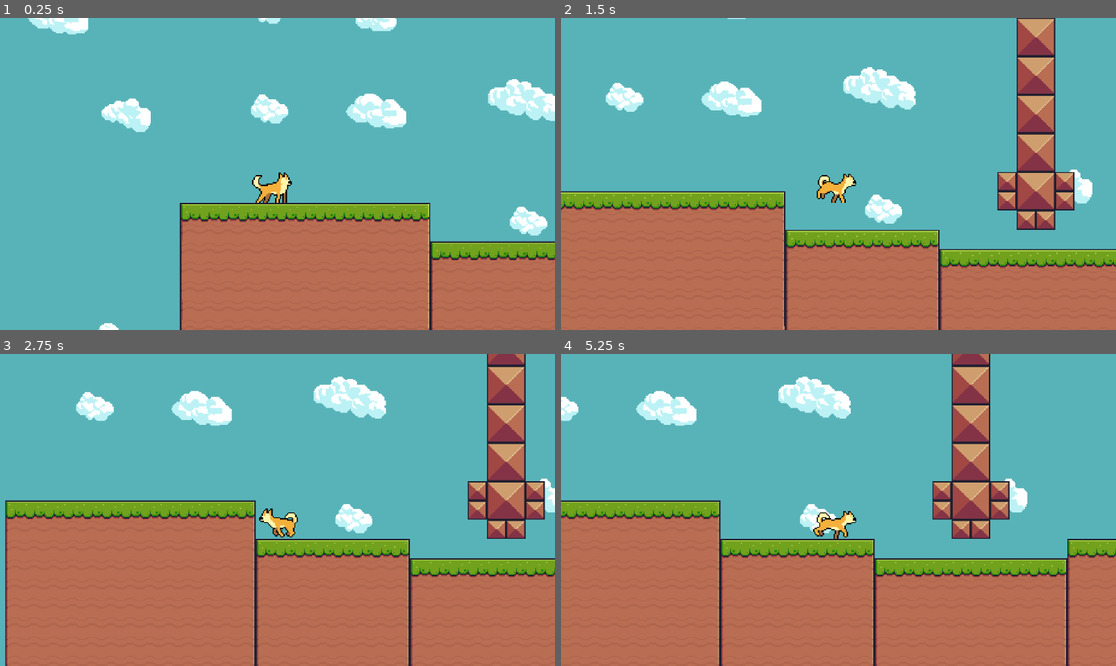
Above: before the commit, frames 1-4 (two rows, left to right).
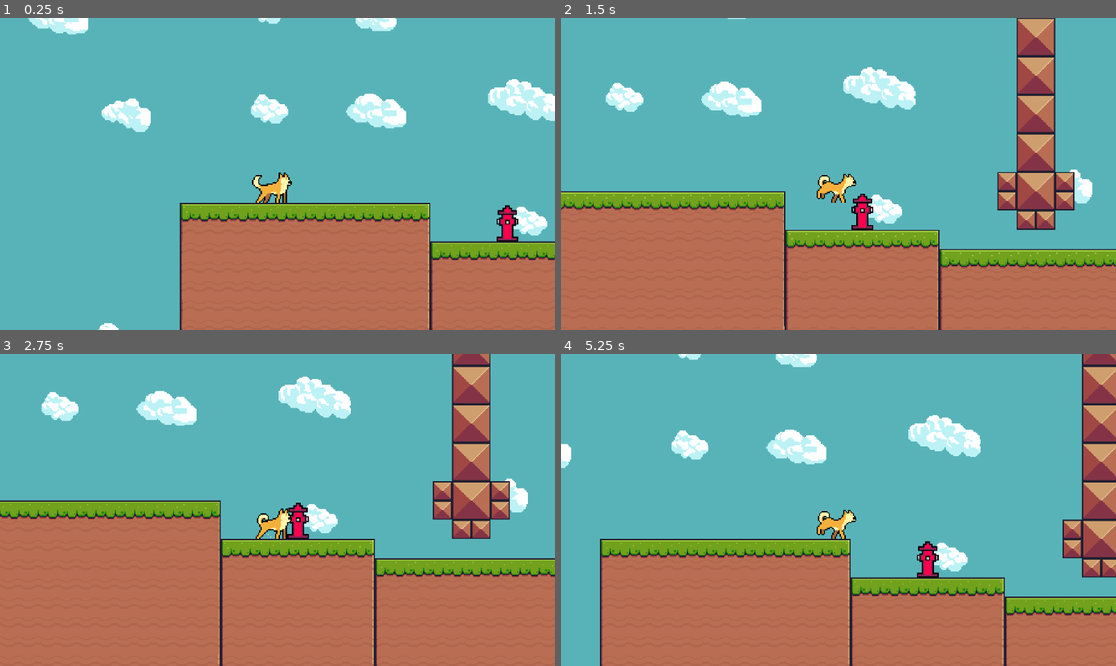
Above: after the commit, the same moments.

Repository: JeffSabol/Paper-Dog-Dash
Game: Godot game, scene res://Levels/level_1.tscn
The game is run twice, just before and just after one commit, with the same random seed, the same clock (stepped at 60 frames per second) and the same inputs.
Inputs:
- Up to frame 1 (0.25 s): no input
- Up to frame 2 (1.5 s): tap Enter (ui_accept) at 0.5, 0.6, 0.77, 1.07, 1.35 s; hold Right (ui_right) from 0.53 s (still down)
- Up to frame 3 (2.75 s): tap Enter (ui_accept) at 1.52, 1.82, 2.1 s; release Right (ui_right) at 2.03 s; hold Left (ui_left) from 2.03 s (still down)
- Up to frame 4 (5.25 s): release Left (ui_left) at 2.78 s; hold Right (ui_right) 2.78-4.28 s; tap Enter (ui_accept) at 2.85, 3.02, 3.32, 3.6, 3.77, 4.07, 4.35, 4.52, 4.82, 5.1 s; hold Left (ui_left) 4.28-5.03 s; hold Right (ui_right) from 5.03 s (still down)

The runs differ from the first frame. In frame 1, 0.3% of the frame differs, in the area x 89-94%, y 59-72%; in frame 2, 0.3%; in frame 3, 19%; in frame 4, 32%, in the area x 0-100%, y 0-100%.

Commit message:
Added the fire hhydrants and dog peeing

Diff:
--- a/Characters/player.gd
+++ b/Characters/player.gd
@@ -1,9 +1,11 @@
 extends CharacterBody2D
+class_name Player
 
 @onready var player_sprite = $AnimatedSprite2D
 @onready var collision_shape = $CollisionShape2D
 @onready var crawl_raycast_1 = $CrawlRayCast1
 @onready var crawl_raycast_2 = $CrawlRayCast2
+@onready var pee_timer = $PeeTimer
 
 const SPEED = 180.0
 const CRAWL_SPEED = 90.0
@@ -11,10 +13,11 @@
 const STANDING_COLLISION_Y_POS = 11
 const CROUCHING_COLLISION_Y_POS = 17
 
-enum PlayerState {STANDING, WALKING, CRAWL, JUMPING, FALLING}
+enum PlayerState {STANDING, WALKING, CRAWL, JUMPING, FALLING, PEEING}
 var state = PlayerState.STANDING
 var is_crouching = false
 var stuck_under_object = false
+var is_peeing = false # New variable to track whether the player is peeing
 var standing_collision_shape = preload("res://Characters/CollisionBoxes/player.tres")
 var crouching_collision_shape = preload("res://Characters/CollisionBoxes/playerCROUCHING.tres")
 
@@ -25,25 +28,28 @@
 	# Add the gravity
 	if not is_on_floor():
 		velocity.y += gravity * delta
-		if velocity.y < 0:
+		if velocity.y < 0 and not is_peeing:  # Only change state if not peeing
 			state = PlayerState.JUMPING
-		elif velocity.y > 0.1:
+		elif velocity.y > 0.1 and not is_peeing: # Only change state if not peeing
 			state = PlayerState.FALLING
 
-	elif velocity.x == 0 and not is_crouching:  # Only set to STANDING if not crouching
+	elif velocity.x == 0 and not is_crouching and not is_peeing:  # Only set to STANDING if not crouching and not peeing
 		state = PlayerState.STANDING
-	elif velocity.x != 0 and is_crouching: # if moving and crouching, set to CRAWL
+	elif velocity.x != 0 and is_crouching and not is_peeing: # if moving, crouching, and not peeing, set to CRAWL
 		state = PlayerState.CRAWL
-	else:
+	elif not is_peeing:
 		state = PlayerState.WALKING
 
 	# Handle Jump
-	if Input.is_action_just_pressed("ui_accept") and is_on_floor():
+	if Input.is_action_just_pressed("ui_accept") and is_on_floor() and not is_peeing: # Only allow jump if not peeing
 		velocity.y = JUMP_VELOCITY
 		state = PlayerState.JUMPING
 
 	# Get the input direction and handle the movement/deceleration.
-	var direction = Input.get_axis("ui_left", "ui_right")
+	var direction = 0;
+#	var direction = Input.get_axis("ui_left", "ui_right")
+	if state != PlayerState.PEEING:
+		direction = Input.get_axis("ui_left", "ui_right")
 
 	# Handle crouch
 	if Input.is_action_just_pressed("ui_down"):
@@ -85,12 +91,16 @@
 			player_sprite.play("jump")
 		PlayerState.FALLING:
 			player_sprite.play("fall")
+		PlayerState.PEEING:
+			player_sprite.play("pee")
 
 	if is_crouching and player_sprite.animation != "crawl":
 		player_sprite.play("crawl")
 
 
 func crouch():
+	if state == PlayerState.PEEING or state == PlayerState.CRAWL:
+		return
 	state = PlayerState.CRAWL
 	if is_crouching:
 		return
@@ -99,8 +109,24 @@
 	collision_shape.position.y = CROUCHING_COLLISION_Y_POS
 
 func uncrouch():
-	if not is_crouching:
+	if state == PlayerState.PEEING or not is_crouching:
 		return
 	is_crouching = false
+	state = PlayerState.STANDING  # Return to standing state when uncrouching
 	collision_shape.shape = standing_collision_shape
 	collision_shape.position.y = STANDING_COLLISION_Y_POS
+
+func pee():
+	if is_crouching:
+		is_crouching = false
+		collision_shape.shape = standing_collision_shape
+		collision_shape.position.y = STANDING_COLLISION_Y_POS
+
+	is_peeing = true
+	state = PlayerState.PEEING
+	pee_timer.start(3)
+
+
+func _on_pee_timer_timeout():
+	is_peeing = false
+	state = PlayerState.STANDING
--- a/Characters/player.tscn
+++ b/Characters/player.tscn
@@ -272,6 +272,21 @@
 "texture": SubResource("AtlasTexture_4omh8")
 }, {
 "duration": 1.0,
+"texture": SubResource("AtlasTexture_si0ml")
+}, {
+"duration": 1.0,
+"texture": SubResource("AtlasTexture_vt5x2")
+}, {
+"duration": 1.0,
+"texture": SubResource("AtlasTexture_ado5x")
+}, {
+"duration": 1.0,
+"texture": SubResource("AtlasTexture_4omh8")
+}, {
+"duration": 1.0,
+"texture": SubResource("AtlasTexture_si0ml")
+}, {
+"duration": 1.0,
 "texture": SubResource("AtlasTexture_to3fy")
 }, {
 "duration": 1.0,
@@ -305,27 +320,14 @@
 "speed": 10.0
 }]
 
-[sub_resource type="GDScript" id="GDScript_n62bp"]
-script/source = "extends AnimatedSprite2D
-
-# Called when the node enters the scene tree for the first time.
-func _ready():
-	pass # Replace with function body.
-
-
-# Called every frame. 'delta' is the elapsed time since the previous frame.
-func _process(delta):
-	pass
-"
-
 [node name="Player" type="CharacterBody2D"]
 script = ExtResource("1_w8uk2")
 
 [node name="AnimatedSprite2D" type="AnimatedSprite2D" parent="."]
 sprite_frames = SubResource("SpriteFrames_f4mak")
-animation = &"idle"
-frame_progress = 0.761291
-script = SubResource("GDScript_n62bp")
+animation = &"pee"
+frame = 6
+frame_progress = 0.453447
 
 [node name="CollisionShape2D" type="CollisionShape2D" parent="."]
 position = Vector2(-2.75, 11.25)
@@ -338,3 +340,9 @@
 [node name="CrawlRayCast2" type="RayCast2D" parent="."]
 position = Vector2(11, 24)
 target_position = Vector2(0, -26)
+
+[node name="PeeTimer" type="Timer" parent="."]
+wait_time = 5.0
+one_shot = true
+
+[connection signal="timeout" from="PeeTimer" to="." method="_on_pee_timer_timeout"]
--- /dev/null
+++ b/FireHydrant.gd
@@ -0,0 +1,5 @@
+extends Area2D
+
+func _on_body_entered(body):
+	if body is Player:
+		body.pee()
--- /dev/null
+++ b/FireHydrant.tscn
@@ -0,0 +1,15 @@
+[gd_scene load_steps=3 format=3 uid="uid://dpavor7dfr3hp"]
+
+[ext_resource type="Texture2D" uid="uid://c05nsv1l2107i" path="res://Assets/Environment/FireHydrant.png" id="1_0qj6v"]
+[ext_resource type="Script" path="res://FireHydrant.gd" id="1_ytcnt"]
+
+[node name="FireHydrant" type="Area2D"]
+script = ExtResource("1_ytcnt")
+
+[node name="Sprite2D" type="Sprite2D" parent="."]
+texture = ExtResource("1_0qj6v")
+
+[node name="CollisionPolygon2D" type="CollisionPolygon2D" parent="."]
+polygon = PackedVector2Array(-8, -10, -8, -6, -5, -6, -5, -4, -7, -4, -7, -3, -9, -3, -9, 2, -7, 2, -7, 3, -5, 3, -5, 12, -9, 12, -9, 16, 9, 16, 9, 12, 5, 12, 5, 3, 7, 3, 7, 2, 9, 2, 9, -3, 7, -3, 7, -4, 5, -4, 5, -6, 8, -6, 8, -10, 4, -10, 4, -12, 2, -12, 2, -14, -2, -14, -2, -12, -4, -12, -4, -10)
+
+[connection signal="body_entered" from="." to="." method="_on_body_entered"]
--- a/Levels/level_1.tscn
+++ b/Levels/level_1.tscn
@@ -1,8 +1,9 @@
-[gd_scene load_steps=6 format=3 uid="uid://tr7r78cu1i56"]
+[gd_scene load_steps=7 format=3 uid="uid://tr7r78cu1i56"]
 
 [ext_resource type="Texture2D" uid="uid://ds3hm1p7grakb" path="res://Assets/Environment/Background.png" id="1_ateu6"]
 [ext_resource type="PackedScene" uid="uid://ble575txva0hm" path="res://Characters/player.tscn" id="2_a56jg"]
 [ext_resource type="Texture2D" uid="uid://b1gijyai74025" path="res://Assets/PixelFrog/Terrain/Terrain (16x16).png" id="2_iew6x"]
+[ext_resource type="PackedScene" uid="uid://dpavor7dfr3hp" path="res://FireHydrant.tscn" id="4_kex6k"]
 
 [sub_resource type="TileSetAtlasSource" id="TileSetAtlasSource_oytpd"]
 texture = ExtResource("2_iew6x")
@@ -482,6 +483,18 @@
 format = 2
 layer_0/tile_data = PackedInt32Array(0, 393216, 0, 1, 458752, 0, 2, 458752, 0, 3, 458752, 0, 4, 458752, 0, 5, 458752, 0 …(19029 unchanged characters)…
 
+[node name="Area2D" parent="." instance=ExtResource("4_kex6k")]
+position = Vector2(562, 16)
+
+[node name="Area2D2" parent="." instance=ExtResource("4_kex6k")]
+position = Vector2(272, 16)
+
+[node name="Area2D3" parent="." instance=ExtResource("4_kex6k")]
+position = Vector2(989, 1)
+
+[node name="Area2D4" parent="." instance=ExtResource("4_kex6k")]
+position = Vector2(897, 0)
+
 [node name="Player" parent="." instance=ExtResource("2_a56jg")]
 position = Vector2(81, -24)
 
Not shown: 1 places in Characters/player.tscn that only renumber resources
